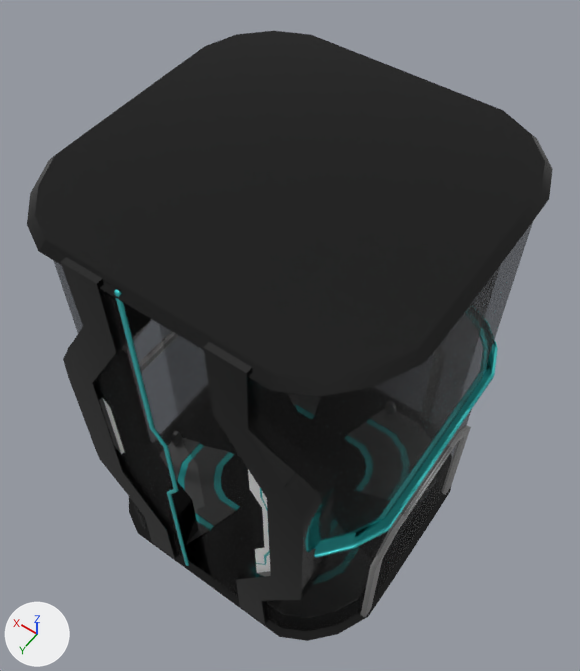
Two versions of the glTF model src/Assets/3dModels/campusTheme/sci_fi_elevator.glb, one commit apart.
Rendered twice from a 50 mm lens placed at (-1.1, 1.57, 3.62), pointed at (0.06, -0.05, 1.06). Every picture has the same lights, and +X, +Y and +Z are marked at lower left. Where no turn or scale is listed for an object, it has been applied to the vertices.

The scene before the commit, as lines of its bpy script (objects in view):
```python
mat_aistandardsurface6 = principled_material('aiStandardSurface6')
mat_aistandardsurface6.base_color = (0.0386, 0.0386, 0.0386)  # black #373737
mat_aistandardsurface6.metallic = 1.0
mat_aistandardsurface6.roughness = 0.201
mat_szklo1 = principled_material('szklo1')
mat_szklo1.base_color = (0.0, 0.0, 0.0)  # black #000000
mat_szklo1.roughness = 0.6
mat_szklo1.alpha = 0.511
me_pcube16_aistandardsurface6_0 = bpy.data.meshes.new('pCube16_aiStandardSurface6_0')
me_pcube16_aistandardsurface6_0.from_pydata(...)  # 88 vertices, 168 faces; spans x -0.68..0.69, y -0.69..0.68, z 0.04..1.98
me_pcube16_aistandardsurface6_0.materials.append(mat_aistandardsurface6)  # black #373737
me_pcube16_czarny_0 = bpy.data.meshes.new('pCube16_czarny_0')
me_pcube16_czarny_0.from_pydata(...)  # 76 vertices, 68 faces; spans x -0.383..0.481, y 0.659..0.662, z 0.542..1.492
me_pcube16_czarny_0.materials.append(mat_czarny)  # white #ffffff
me_pcube16_szklo1_0 = bpy.data.meshes.new('pCube16_szklo1_0')
me_pcube16_szklo1_0.from_pydata(...)  # 222 vertices, 384 faces; spans x -0.66..0.66, y -0.66..0.66, z 0.06..1.97
me_pcube16_szklo1_0.materials.append(mat_szklo1)  # black #000000
ob_pcube16_aistandardsurface6_0 = bpy.data.objects.new('pCube16_aiStandardSurface6_0', me_pcube16_aistandardsurface6_0)
ob_pcube16_aistandardsurface6_0.location = (0.0, 0.0, 0.0)
ob_pcube16_czarny_0 = bpy.data.objects.new('pCube16_czarny_0', me_pcube16_czarny_0)
ob_pcube16_czarny_0.location = (0.0, 0.0, 0.0)
ob_pcube16_szklo1_0 = bpy.data.objects.new('pCube16_szklo1_0', me_pcube16_szklo1_0)
ob_pcube16_szklo1_0.location = (0.0, 0.0, 0.0)
# also in view: 'pCube16_jasnymetal_0' at (0.0, 0.0, 0.11); 'pCube16_metal_0' at (-0.01, 0.6, 1.02); 'pCube16_lambert1_0' at (0.0, -0.14, 0.39); 'pCube16_neon_0' at (0.0, -0.01, 1.01)
```
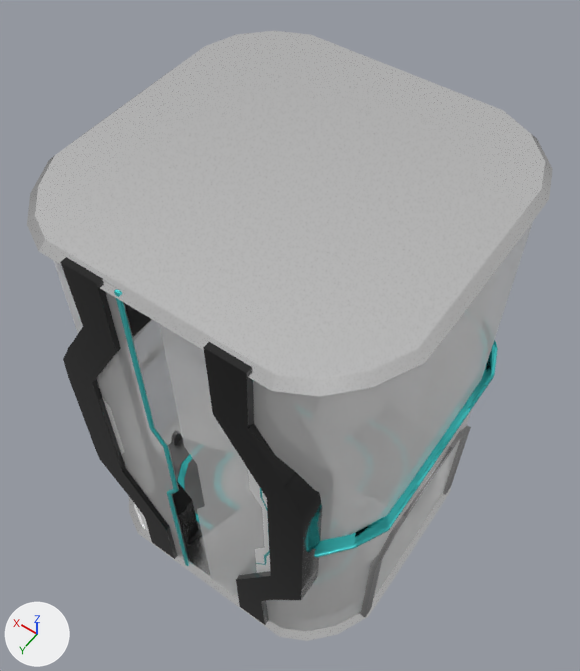
Commit message: restyled elevator a little bit

Edits to the bpy script that builds the scene:
```text
Change mat_aistandardsurface6:
    mat_aistandardsurface6.base_color: (0.0386, 0.0386, 0.0386) -> (1.0, 1.0, 1.0)  # black #373737 -> white #ffffff
Change mat_szklo1:
    mat_szklo1.base_color: (0.0, 0.0, 0.0) -> (1.0, 1.0, 1.0)  # black #000000 -> white #ffffff
```

Pixel boxes [x1, y1, x2, y2] of what changed, in the pictures (580 x 671 px):
'pCube16_aiStandardSurface6_0', recoloured (black to white)
    both: [27, 31, 553, 641]
'pCube16_szklo1_0', recoloured (black to white)
    both: [53, 222, 533, 631]
